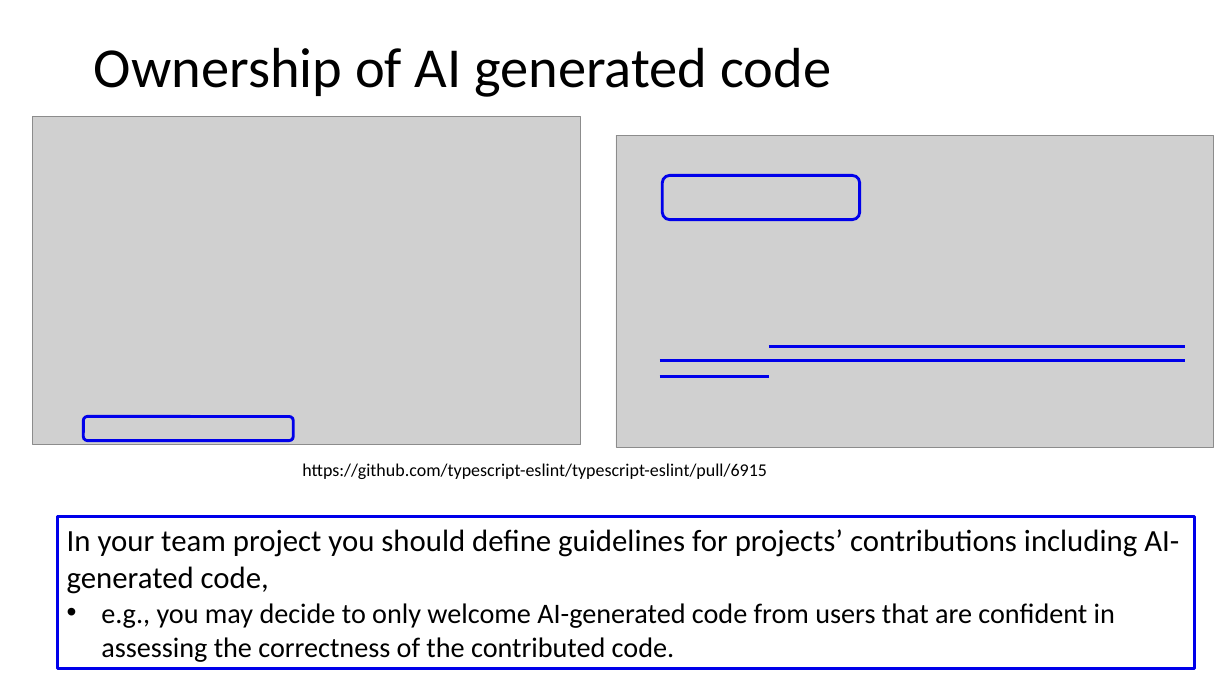
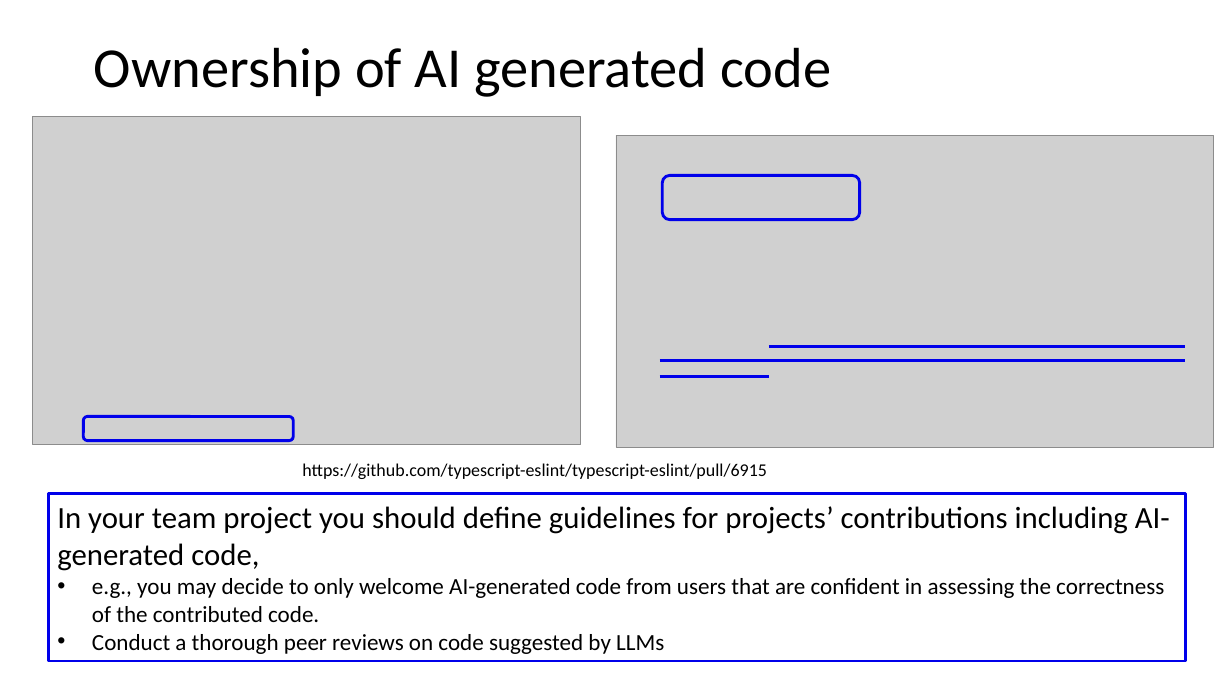
Before and after one commit to johnxu21/johnxu21.github.io, a slide deck: slide 14 of teaching/CS472/Timetable/LLM.pptx (slide 11 before the commit). Drawn at 1232x693 pixels with LibreOffice and Linux fonts; fonts in the diff are those of the drawing; grey boxes stand for pictures. Boxes give left, top, right and bottom in pixels: in the first picture for what was removed or moved away, otherwise in the second. Text is boxed around its words. In the diff, an @@ line names an element or a change of style, - is before the commit and + after.

```diff
--- a/teaching/CS472/Timetable/LLM.pptx
+++ b/teaching/CS472/Timetable/LLM.pptx
@@ rectangle "In your team project you ...": place and size @@
-rectangle "In your team project you ..." at (57, 517, 1194, 669)
+rectangle "In your team project you ..." at (48, 494, 1185, 662)
@@ text in rectangle at (92, 578, 1164, 622): size 22 to 18 pt in "e.g., you may decide to only welcome ..." @@
@@ text in rectangle at (92, 634, 664, 654): paragraph added @@
+• Conduct a thorough peer reviews on code suggested by LLMs
```
Also in this commit, not shown: 4 other slides changed, 10 slides added, 3 other files.
